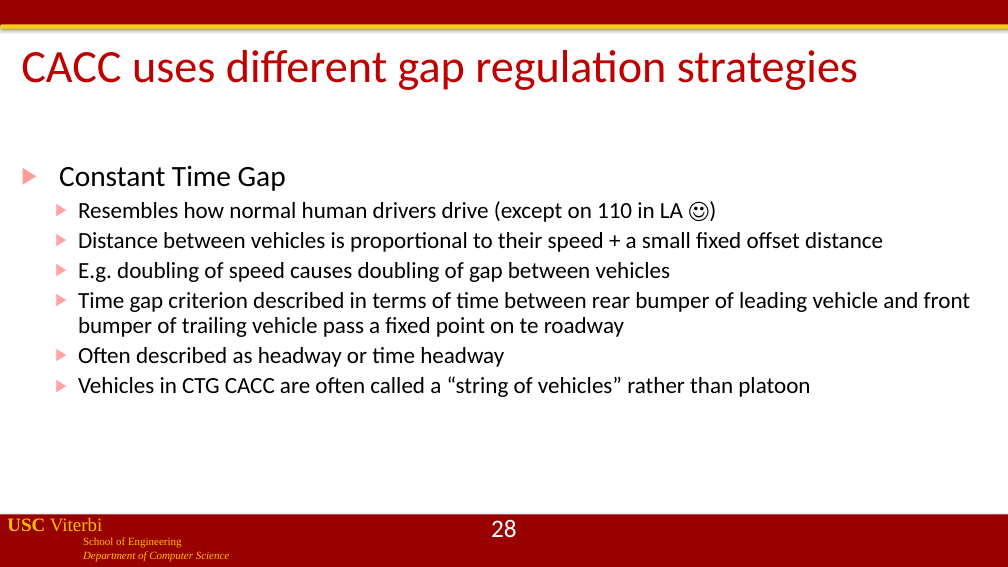
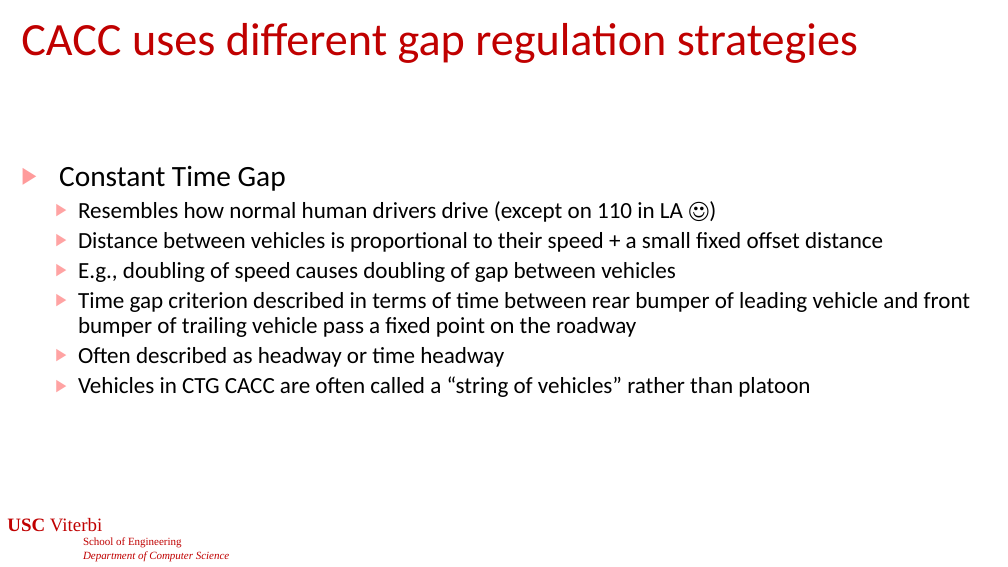
Before and after one commit to jdeshmukh/jdeshmukh.github.io, a slide deck: slide 28 of teaching/cs513slides/lecture13-communication-and-security.pptx. Drawn at 1008x567 pixels with LibreOffice and Linux fonts; fonts in the diff are those of the drawing; background and template pictures are left out. Boxes give left, top, right and bottom in pixels: in the first picture for what was removed or moved away, otherwise in the second. Text is boxed around its words. In the diff, an @@ line names an element or a change of style, - is before the commit and + after.

```diff
--- a/teaching/cs513slides/lecture13-communication-and-security.pptx
+++ b/teaching/cs513slides/lecture13-communication-and-security.pptx
@@ rectangle removed at [0, 0, 1008, 25] @@
@@ rectangle removed at [1, 24, 1008, 29] @@
@@ title "CACC uses different gap regulation ...": place and size @@
-title "CACC uses different gap regulation ..." at [21, 50, 858, 90]
+title "CACC uses different gap regulation ..." at [21, 23, 858, 63]
@@ text at [78, 262, 970, 337]: text changed @@
-  ▶ E.g. doubling of speed causes doubling of gap between vehicles
-  ▶ Time gap criterion described in terms of time between rear bumper of leading vehicle and front bumper of trailing vehicle pass a fixed point on te roadway
+  ▶ E.g., doubling of speed causes doubling of gap between vehicles
+  ▶ Time gap criterion described in terms of time between rear bumper of leading vehicle and front bumper of trailing vehicle pass a fixed point on the roadway
@@ text "USC Viterbi" at [7, 518, 229, 561]: text colour #FFC000 to #C00000 @@
@@ rectangle removed at [0, 515, 1008, 567] @@
```
Also in this commit, not shown: 65 other slides changed, 2 slides added, 2 slides removed, 4 other files.
